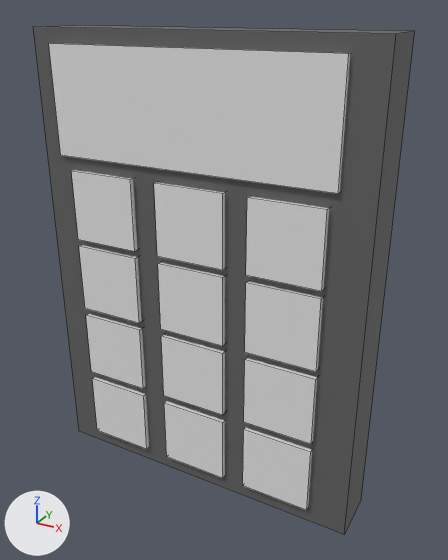
What one commit did to the FBX model Esc/Assets/Level_01/Blender FXB Files/Keypad.fbx.
Rendered twice from a 50 mm lens placed at (0.156, -0.266, 0.133), pointed at (0.008, 0.003, -0.001). The lights are fixed; the arrows at lower left show +X, +Y and +Z. Mesh edges are drawn as thin lines. Where no turn or scale is listed for an object, it has been applied to the vertices.

The first picture shows 'Keypad_Button_#', 'Keypad_Button_0', 'Keypad_Button_1', 'Keypad_Button_2', 'Keypad_Button_3', 'Keypad_Button_4', 'Keypad_Button_5', 'Keypad_Button_6', 'Keypad_Button_8', 'Keypad_Button_9', 'Keypad_Housing', 'Keypad_Screen'.
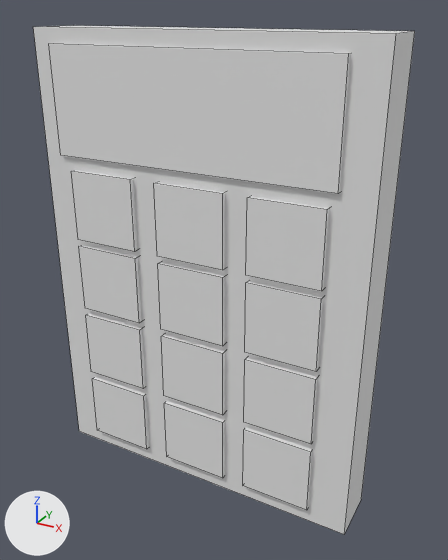
Boxes [x1, y1, x2, y2] around the edits, measured in the pictures (448 x 560 px):
'Keypad_Housing', recoloured: [33, 25, 415, 534] in both

The change in detail:
Material 'Material.001' (mat_material_001) changes colour from dark grey #636363 to white #e7e7e7; in linear values from (0.126, 0.126, 0.126) to (0.8, 0.8, 0.8).
Material 'Material.011' (mat_material_011) is new.
Its base color is (0.8, 0.8, 0.8) (white #e7e7e7).
Its roughness is 0.553.
Material 'Material.009' (mat_material_009) is new.
Its base color is (0.8, 0.8, 0.8) (white #e7e7e7).
Its roughness is 0.553.
Material 'Material.015' (mat_material_015) is new.
Its base color is (0.8, 0.8, 0.8) (white #e7e7e7).
Its roughness is 0.553.
me_cube_003 has 8 vertices, 6 faces and spans x -0.0203..0.0187, y -0.0023..0.0023, z -0.0195..0.0195.
me_cube_003 no longer uses material mat_material (white #e7e7e7).
me_cube_003 now uses material mat_material_015 (white #e7e7e7).
me_cube_005 has 8 vertices, 6 faces and spans x -0.0203..0.0187, y -0.0023..0.0023, z -0.0195..0.0195.
me_cube_005 no longer uses material mat_material (white #e7e7e7).
me_cube_005 now uses material mat_material_011 (white #e7e7e7).
me_cube_006 has 8 vertices, 6 faces and spans x -0.0203..0.0187, y -0.0023..0.0023, z -0.0195..0.0195.
me_cube_006 no longer uses material mat_material (white #e7e7e7).
me_cube_006 now uses material mat_material_009 (white #e7e7e7).
